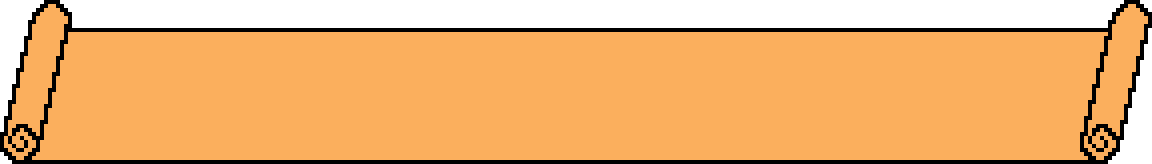
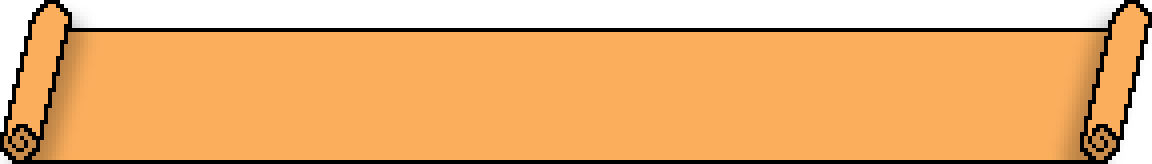
Comparing the layer stacks of the two 1152 × 164 images. Changes:
added layer "shadows copy" (20%) above "shadows" over [1084, 128, 1116, 160]
added layer "shadows" (20%) above "right scroll" over [4, 128, 36, 160]
